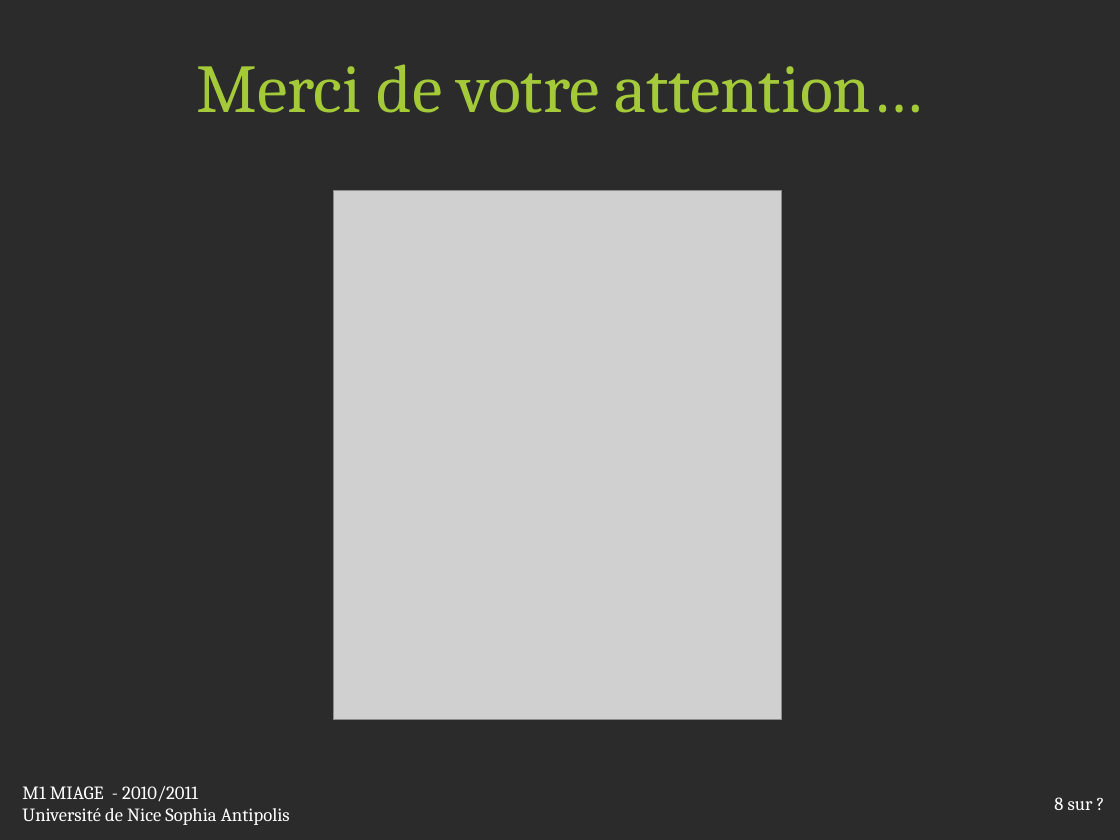
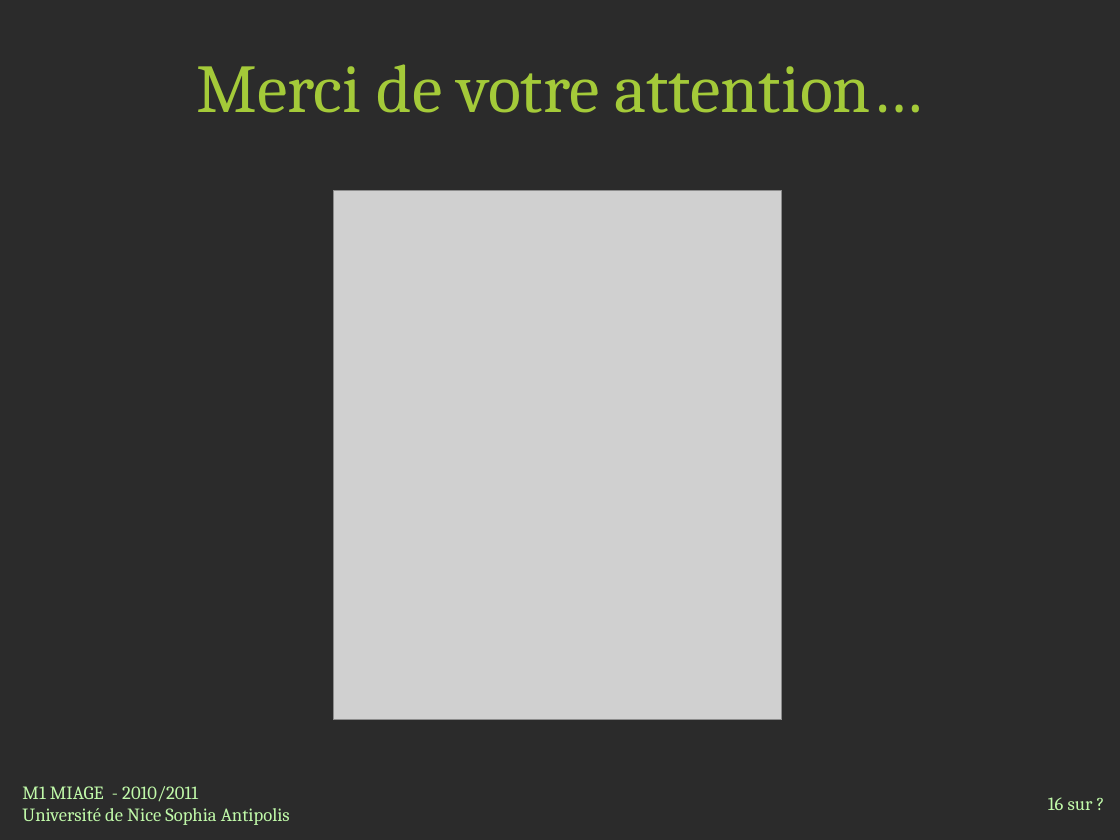
Before and after one commit to jlespagnard/android-advanced-player, a slide deck: slide 16 of AAP/docs/Presentation.pptx (slide 8 before the commit). Drawn at 1120x840 pixels with LibreOffice and Linux fonts; fonts in the diff are those of the drawing; grey boxes stand for pictures; background and template pictures are left out; a plain dark background stands for a picture behind light text. Boxes give left, top, right and bottom in pixels: in the first picture for what was removed or moved away, otherwise in the second. Text is boxed around its words. In the diff, an @@ line names an element or a change of style, - is before the commit and + after.

```diff
--- a/AAP/docs/Presentation.pptx
+++ b/AAP/docs/Presentation.pptx
@@ text "M1 MIAGE - 2010/2011" at <box>22,786,290,825</box>: text colour #FFFFFF to #C0F9A9 @@
@@ page number at <box>1048,797,1093,810</box>: text changed; text colour #FFFFFF to #C0F9A9 @@
-8 sur ?
+16 sur ?
```
Also in this commit, not shown: 6 other slides changed, 8 slides added, 4 other files.
